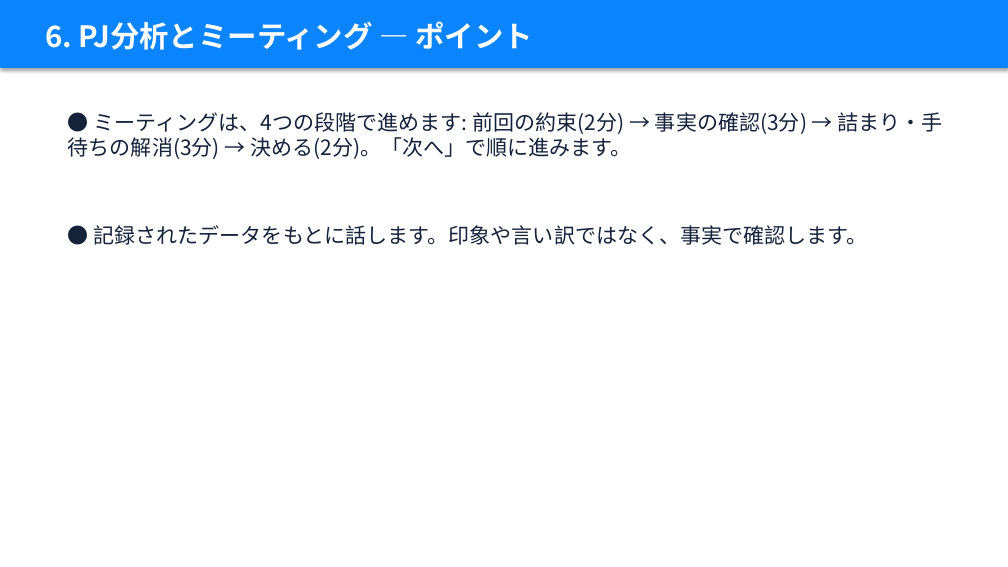
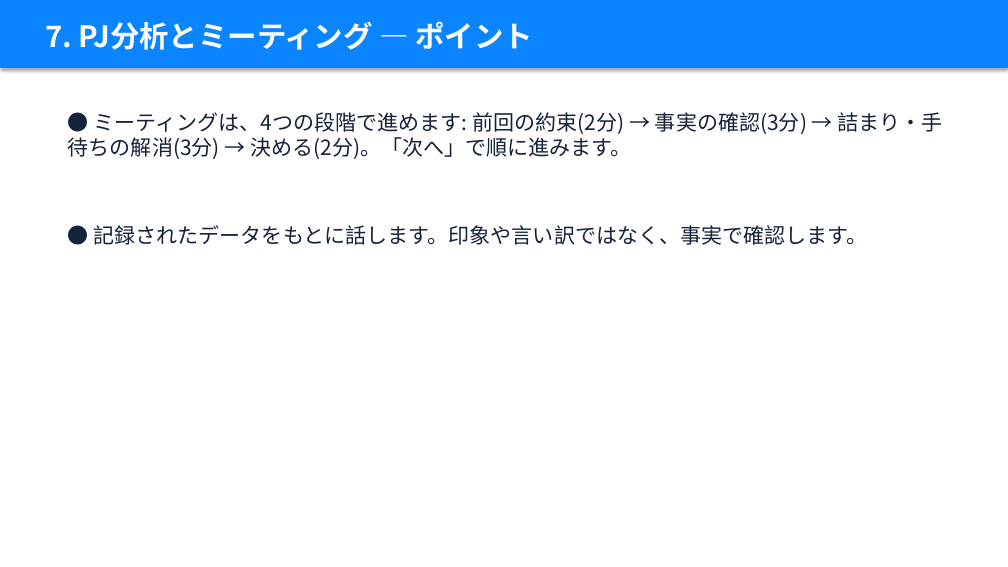
Before and after one commit to takky416-byte/sotsuken_pj_management, a slide deck: slide 26 of docs/manual/卒研PJ管理_説明資料_学生編.pptx (slide 20 before the commit). Drawn at 1008x567 pixels with LibreOffice and Linux fonts; fonts in the diff are those of the drawing. Boxes give left, top, right and bottom in pixels: in the first picture for what was removed or moved away, otherwise in the second. Text is boxed around its words. In the diff, an @@ line names an element or a change of style, - is before the commit and + after.

```diff
--- a/docs/manual/卒研PJ管理_説明資料_学生編.pptx
+++ b/docs/manual/卒研PJ管理_説明資料_学生編.pptx
@@ text at <box>45,21,532,50</box>: text changed @@
-6. PJ分析とミーティング — ポイント
+7. PJ分析とミーティング — ポイント
```
Also in this commit, not shown: 19 other slides changed, 7 slides added, 9 other files.
